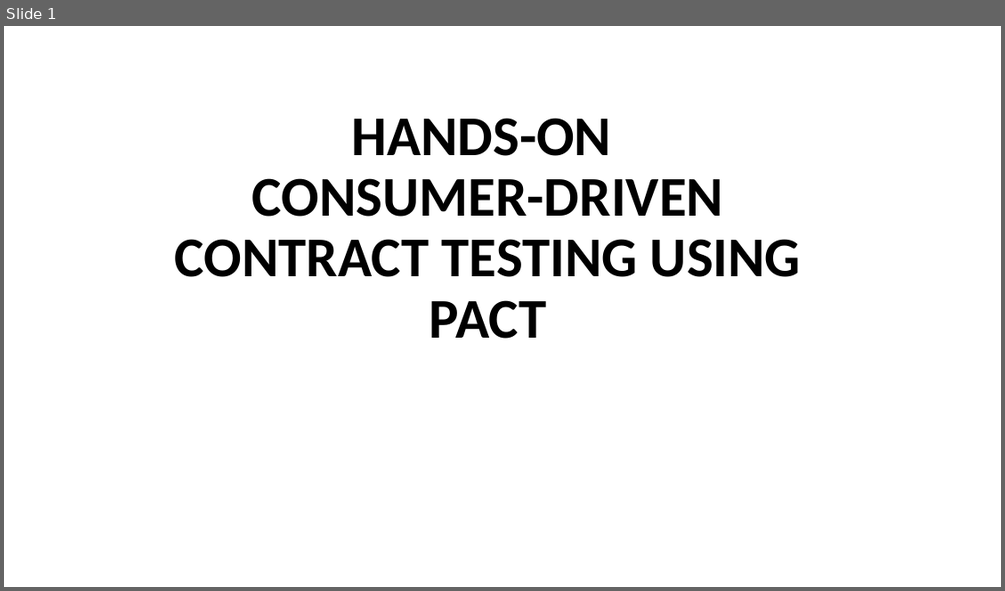
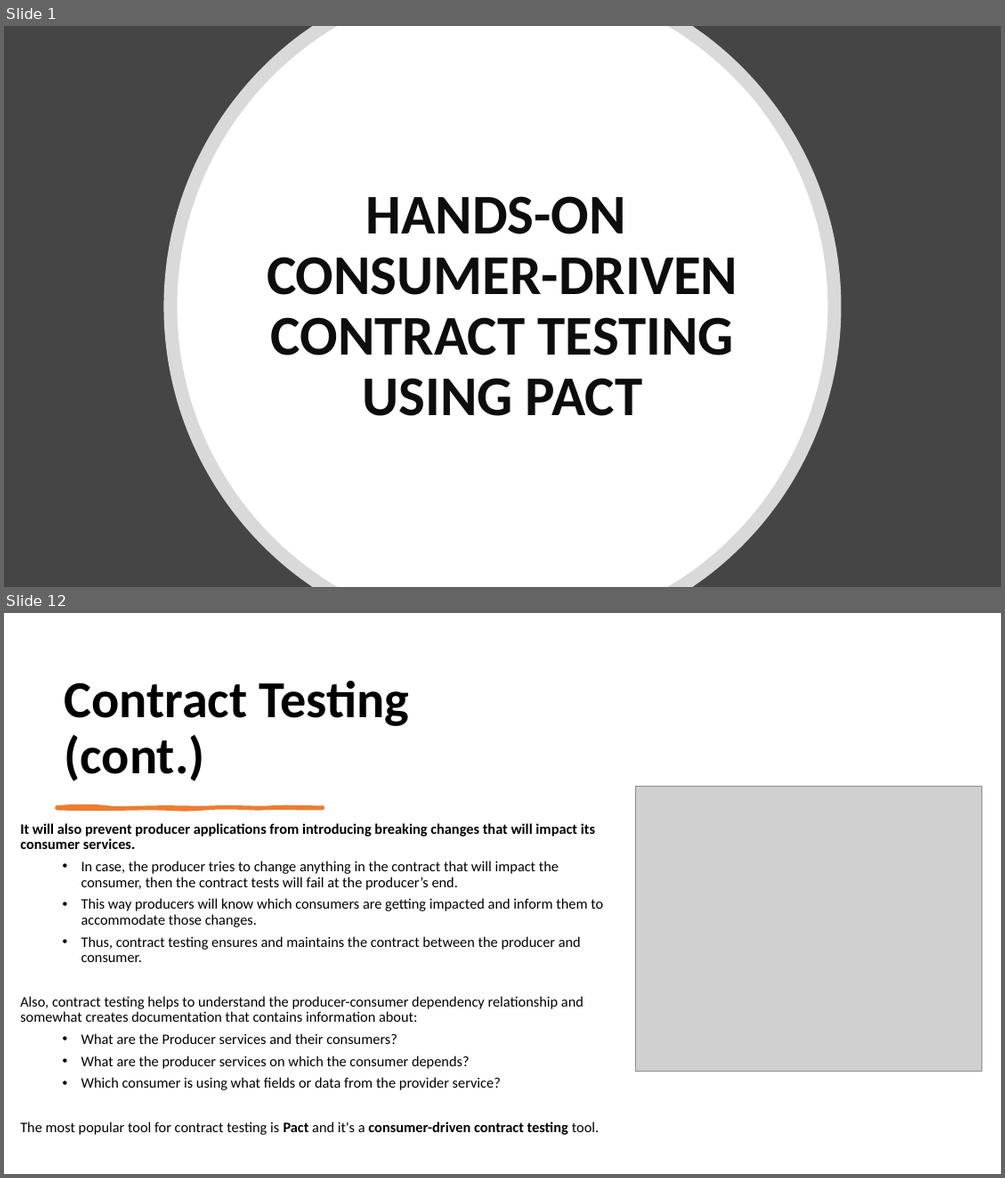
Before and after one commit to Kiranmoy/SpringBootRestService, a slide deck: setup-guide/Hands-on Pact.pptx. Shown one above the other, each under a label of ours: slide 1 before the commit, slides 1 and 12 after it; the slides between them are not shown. The pictures are 1005x591 and 1005x1178 pixels, drawn with LibreOffice and Linux fonts; fonts in the diff are those of the drawing; grey boxes stand for pictures. Boxes give left, top, right and bottom in pixels: in the first picture for what was removed or moved away, otherwise in the second. Text is boxed around its words. In the diff, an @@ line names an element or a change of style, - is before the commit and + after.

Commit message:
finalized PPT design and completed session 1 & 2 slides

```diff
--- a/setup-guide/Hands-on Pact.pptx
+++ b/setup-guide/Hands-on Pact.pptx
@@ slide 12 added at box(4, 613, 1001, 1174), background #FFFFFF @@
@@ title added at box(64, 681, 410, 781), 50 pt, text #000000, bold @@
+Contract Testing (cont.)
@@ picture added at box(636, 787, 982, 1070) @@
@@ text added at box(20, 823, 603, 1135), 14 pt, text #000000 @@
+It will also prevent producer applications from introducing breaking changes that will impact its consumer services.
+  • In case, the producer tries to change anything in the contract that will impact the consumer, then the contract tests will fail at the producer’s end.
+  • This way producers will know which consumers are getting impacted and inform them to accommodate those changes.
+  • Thus, contract testing ensures and maintains the contract between the producer and consumer.
+Also, contract testing helps to understand the producer-consumer dependency relationship and somewhat creates documentation that contains information about:
+  • What are the Producer services and their consumers?
+  • What are the producer services on which the consumer depends?
+  • Which consumer is using what fields or data from the provider service?
+The most popular tool for contract testing is Pact and it's a consumer-driven contract testing tool.
@@ freeform shape added at box(57, 807, 323, 809), fill #ED7D31, outline #ED7D31 3 pt @@
@@ slide 1 changed as well @@
@@ background #FFFFFF to #454545 @@
@@ freeform shape added at box(164, 26, 841, 587), fill #FFFFFF at 80% opacity @@
@@ freeform shape added at box(178, 26, 828, 587), fill #FFFFFF @@
@@ title "HANDS-ON CONSUMER-DRIVEN CONTRACT TESTING USING ...": place and size @@
-title "HANDS-ON CONSUMER-DRIVEN CONTRACT TESTING USING ..." at box(175, 118, 801, 338)
+title "HANDS-ON CONSUMER-DRIVEN CONTRACT TESTING USING ..." at box(267, 196, 737, 416)
@@ title "HANDS-ON CONSUMER-DRIVEN CONTRACT TESTING USING ..." at box(267, 196, 737, 416): text colour #000000 to #0D0D0D; vertical alignment bottom to middle @@
```
Also in this commit, not shown: 9 other slides changed, 14 other slides added, 2 slides removed.
